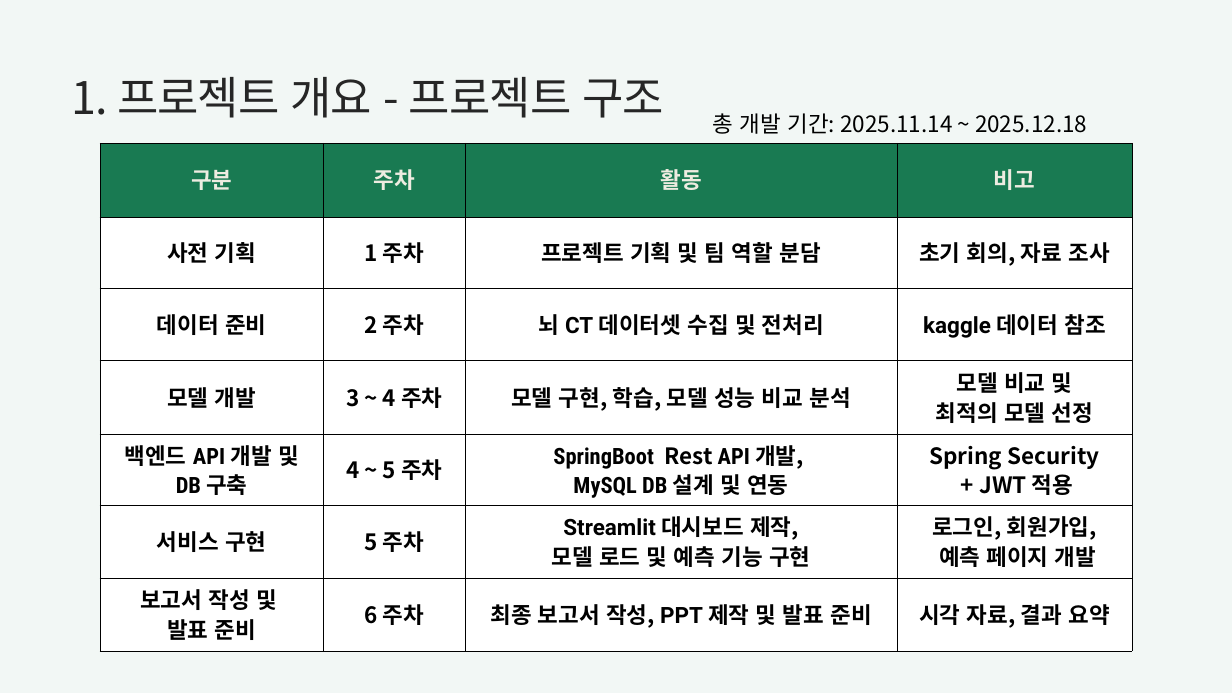
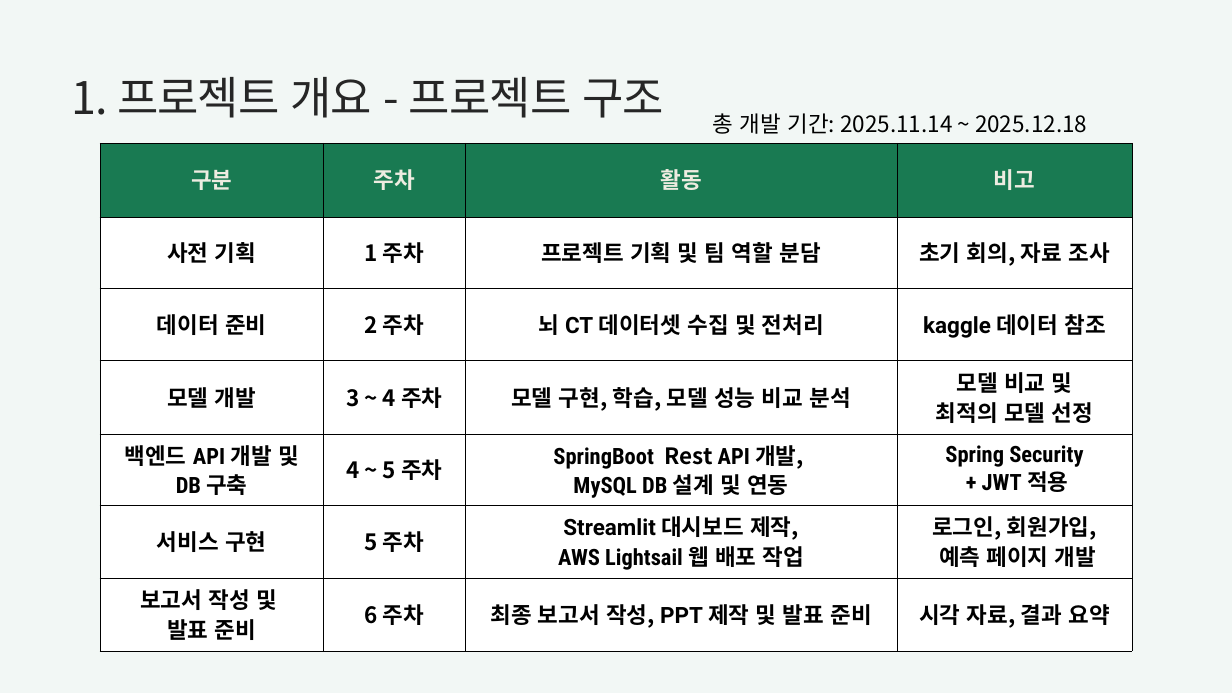
Before and after one commit to parkahjin/brain-hemorrhage, a slide deck: slide 4 of Slide/B팀_Claude_뇌출혈 조기 진단 프로젝트.pptx. Drawn at 1232x693 pixels with LibreOffice and Linux fonts; fonts in the diff are those of the drawing. Boxes give left, top, right and bottom in pixels: in the first picture for what was removed or moved away, otherwise in the second. Text is boxed around its words. In the diff, an @@ line names an element or a change of style, - is before the commit and + after.

```diff
--- a/Slide/B팀_Claude_뇌출혈 조기 진단 프로젝트.pptx
+++ b/Slide/B팀_Claude_뇌출혈 조기 진단 프로젝트.pptx
@@ table at bbox=[100, 143, 1132, 651] @@
-row 6, column 3: Streamlit 대시보드 제작, / 모델 로드 및 예측 기능 구현
+row 6, column 3: Streamlit 대시보드 제작, / AWS Lightsail 웹 배포 작업
@@ font Noto Sans CJK KR to Roboto Condensed in "Spring Security", "+ JWT" @@
```
Also in this commit, not shown: 11 other slides changed, 1 slide added, 5 other files.
